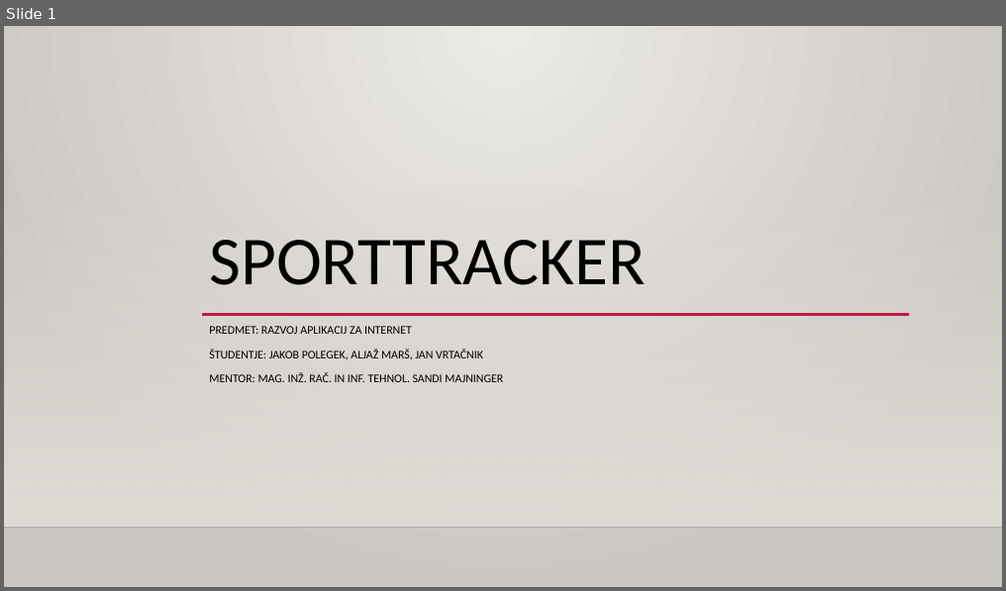
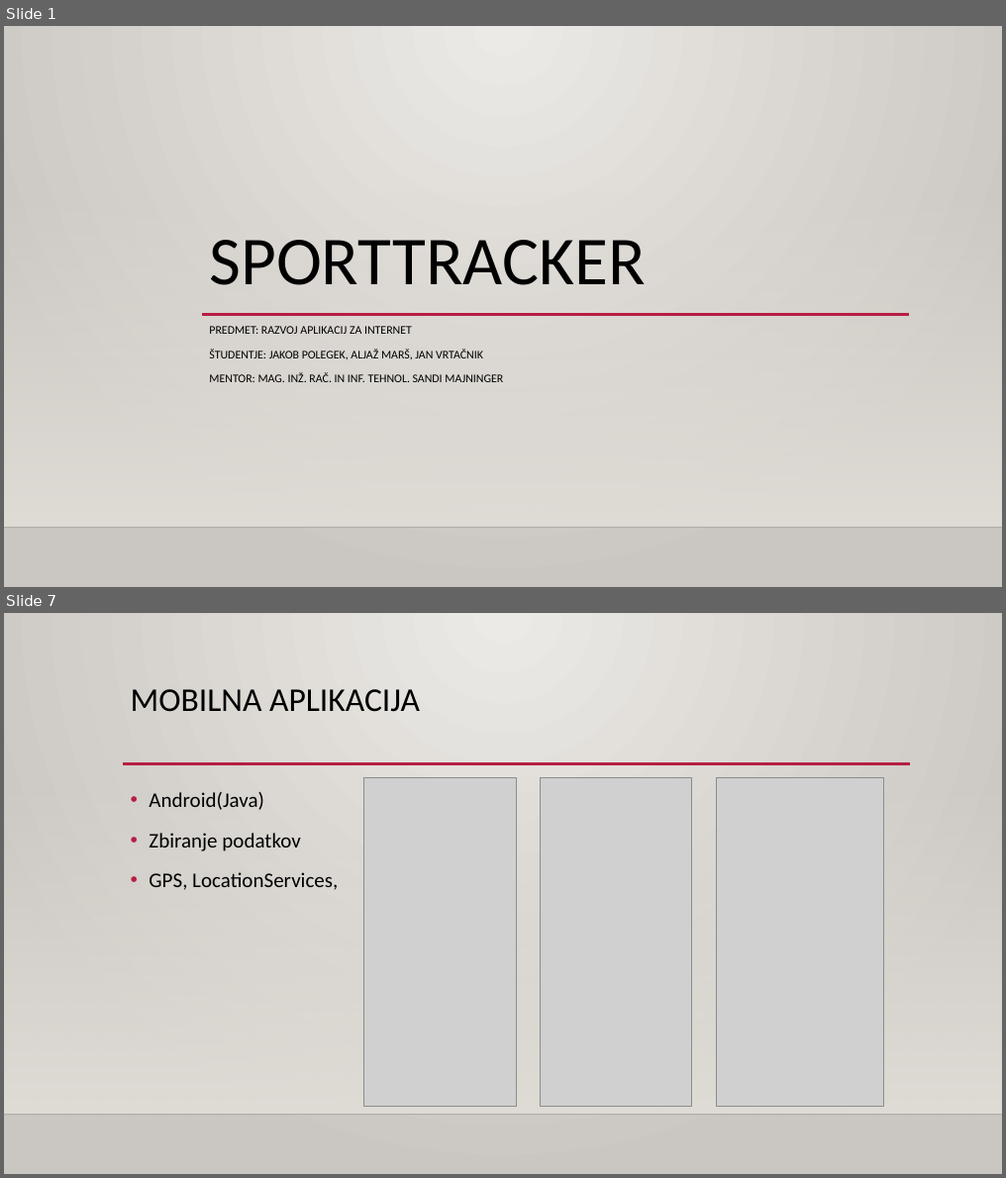
Before and after one commit to jakobpolegek/sporttracker, a slide deck: Sporttracker.pptx. Shown one above the other, each under a label of ours: slide 1 before the commit, slides 1 and 7 after it; the slides between them are not shown. The pictures are 1006x591 and 1006x1178 pixels, drawn with LibreOffice and Linux fonts; fonts in the diff are those of the drawing; grey boxes stand for pictures; background and template pictures are left out. Boxes give left, top, right and bottom in pixels: in the first picture for what was removed or moved away, otherwise in the second. Text is boxed around its words. In the diff, an @@ line names an element or a change of style, - is before the commit and + after.

```diff
--- a/Sporttracker.pptx
+++ b/Sporttracker.pptx
@@ slide 7 added at (x1=4, y1=613, x2=1002, y2=1174), background gradient #ECEAE7 to #CAC7C1; not listed: 2 template elements that a slide beside it also shows @@
@@ title added at (x1=131, y1=689, x2=420, y2=712), 32 pt, text #000000 @@
+MOBILNA APLIKACIJA
@@ line added from (123, 764) to (910, 764), #B71E42 2.5 pt @@
@@ picture added at (x1=364, y1=777, x2=516, y2=1106) @@
@@ picture added at (x1=540, y1=777, x2=692, y2=1106) @@
@@ picture added at (x1=716, y1=777, x2=883, y2=1106) @@
@@ text added at (x1=149, y1=792, x2=338, y2=890), 20 pt, text #000000 @@
+• Android(Java)
+• Zbiranje podatkov
+• GPS, LocationServices,
```
Also in this commit, not shown: 5 other slides added, 1 slide removed.
